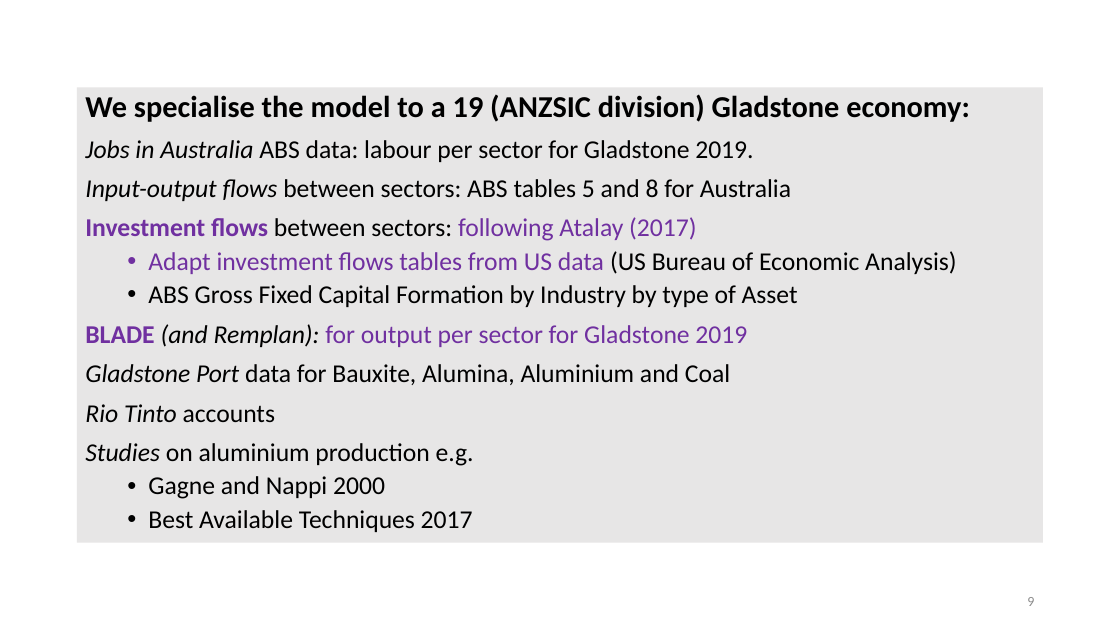
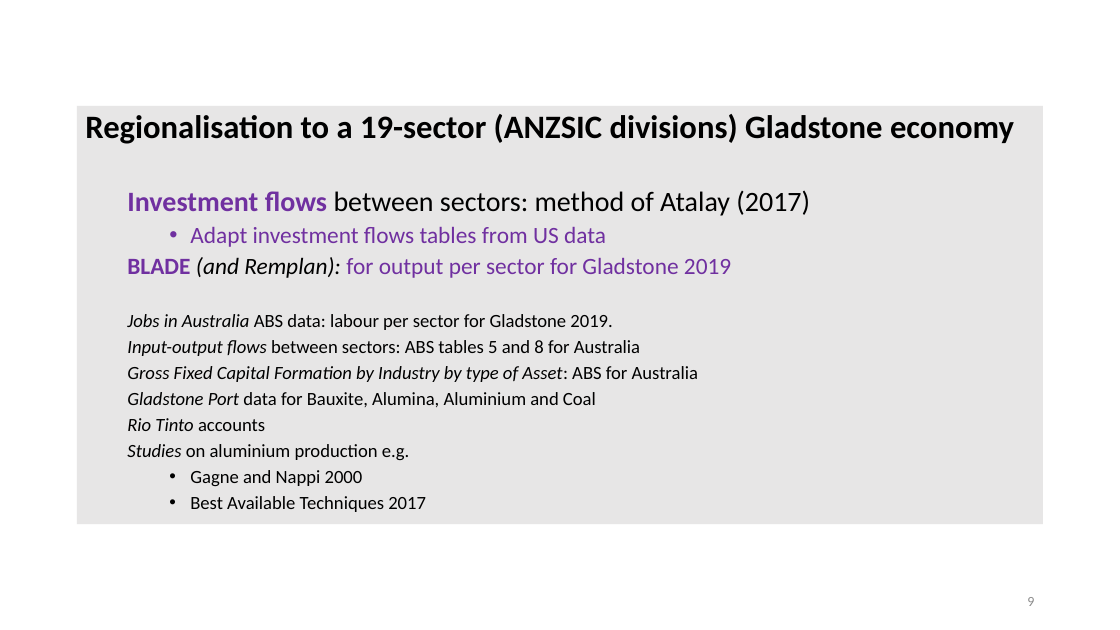
Before and after one commit to patrickocal/gladstone, a slide deck: slide 9 of powerpoint/glad-slides.pptx. Drawn at 1120x630 pixels with LibreOffice and Linux fonts; fonts in the diff are those of the drawing. Boxes give left, top, right and bottom in pixels: in the first picture for what was removed or moved away, otherwise in the second. Text is boxed around its words. In the diff, an @@ line names an element or a change of style, - is before the commit and + after.

```diff
--- a/powerpoint/glad-slides.pptx
+++ b/powerpoint/glad-slides.pptx
@@ text "Regionalisation to a 19-sector (ANZSIC ...": place and size @@
-text "Regionalisation to a 19-sector (ANZSIC ..." at bbox=[77, 87, 1044, 543]
+text "Regionalisation to a 19-sector (ANZSIC ..." at bbox=[77, 106, 1044, 524]
@@ text at bbox=[85, 114, 1014, 278]: text changed; size 26 to 20 pt; bold off @@
-We specialise the model to a 19 (ANZSIC division) Gladstone economy:
+Regionalisation to a 19-sector (ANZSIC divisions) Gladstone economy
+  Investment flows between sectors: method of Atalay (2017)
+    • Adapt investment flows tables from US data
+  BLADE (and Remplan): for output per sector for Gladstone 2019
@@ text at bbox=[127, 314, 640, 512]: size 22 to 16 pt in "Jobs in Australia ABS data: labour per ...", "Input-output flows between sectors: ABS tables 5 ...", "Gladstone Port data for Bauxite, Alumina, Aluminium ...", "Rio Tinto accounts" and 3 more places; list level 1 to 2 in "Jobs in Australia ABS data: ..."; list level 1 to 2 in "Input-output flows between sectors: ABS ..."; list level 1 to 2 in "Gladstone Port data for Bauxite, ..."; list level 1 to 2 in "Rio Tinto accounts"; list level 1 to 2 in "Studies on aluminium production e.g."; list level 2 to 3 in "Gagne and Nappi 2000"; list level 2 to 3 in "Best Available Techniques 2017" @@
@@ text at bbox=[127, 366, 698, 382]: text changed; size 22 to 16 pt; text colour #7030A0 to #000000; italic on @@
-Investment flows between sectors: following Atalay (2017)
-  • Adapt investment flows tables from US data (US Bureau of Economic Analysis)
-  • ABS Gross Fixed Capital Formation by Industry by type of Asset
-BLADE (and Remplan): for output per sector for Gladstone 2019
+  Gross Fixed Capital Formation by Industry by type of Asset: ABS for Australia
```
Also in this commit, not shown: 9 other slides changed, 1 other file.
